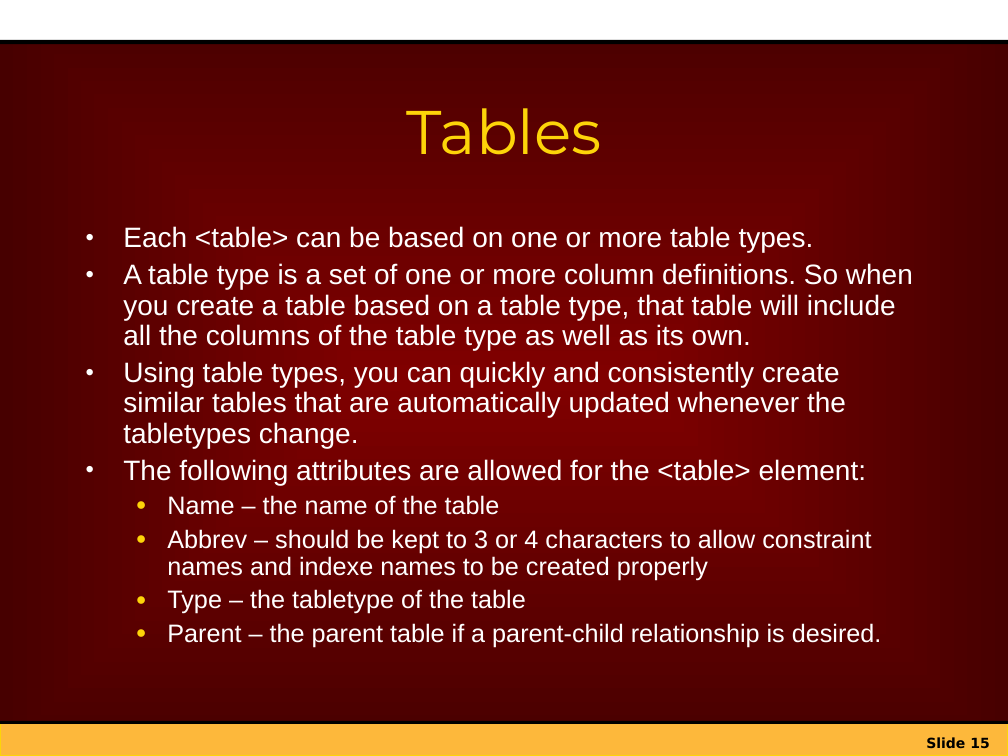
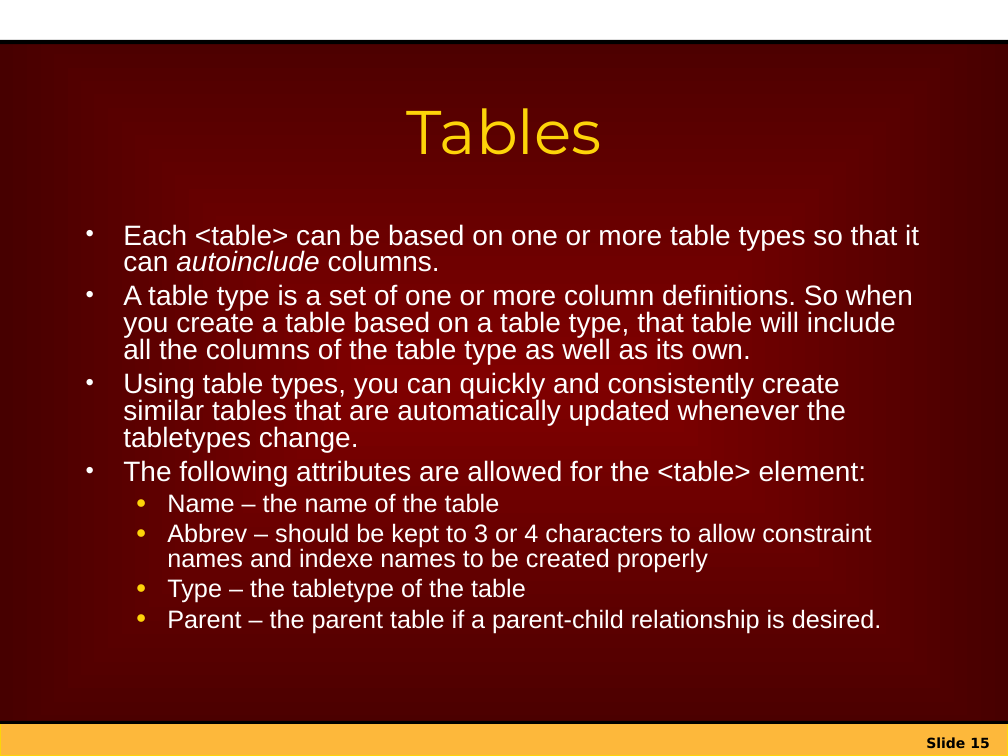
Before and after one commit to netspective/sparx-2001, a slide deck: slide 15 of Framework/web-shared/docs/project/Introduction_to_Sparx_XIF.ppt. Drawn at 1008x756 pixels with LibreOffice and Linux fonts; fonts in the diff are those of the drawing; background and template pictures are left out. Boxes give left, top, right and bottom in pixels: in the first picture for what was removed or moved away, otherwise in the second. Text is boxed around its words. In the diff, an @@ line names an element or a change of style, - is before the commit and + after.

```diff
--- a/Framework/web-shared/docs/project/Introduction_to_Sparx_XIF.ppt
+++ b/Framework/web-shared/docs/project/Introduction_to_Sparx_XIF.ppt
@@ text at <box>123,224,919,272</box>: text changed @@
-• Each <table> can be based on one or more table types.
+• Each <table> can be based on one or more table types so that it can autoinclude columns.
@@ text at <box>123,284,913,633</box>: line spacing 0.9 to 0.8 @@
```
Also in this commit, not shown: 9 other slides changed, 3 slides added, 9 other files.
